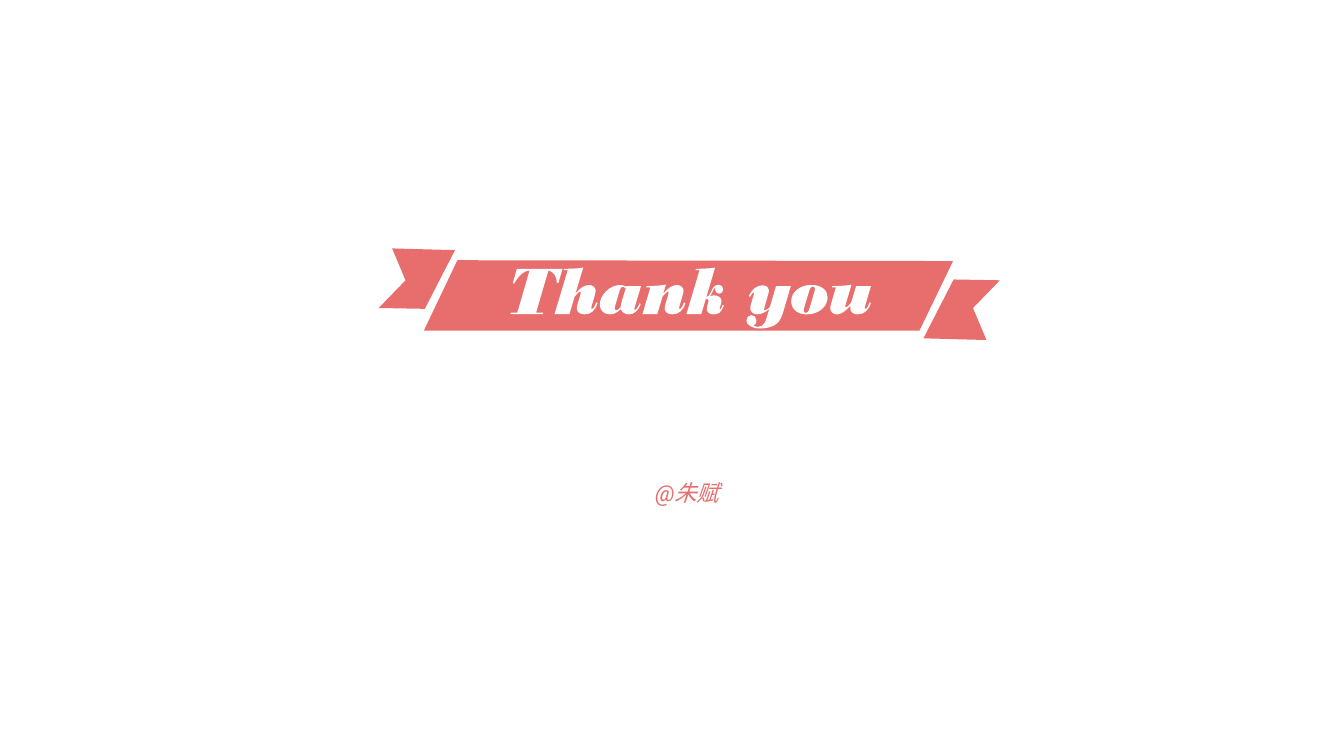
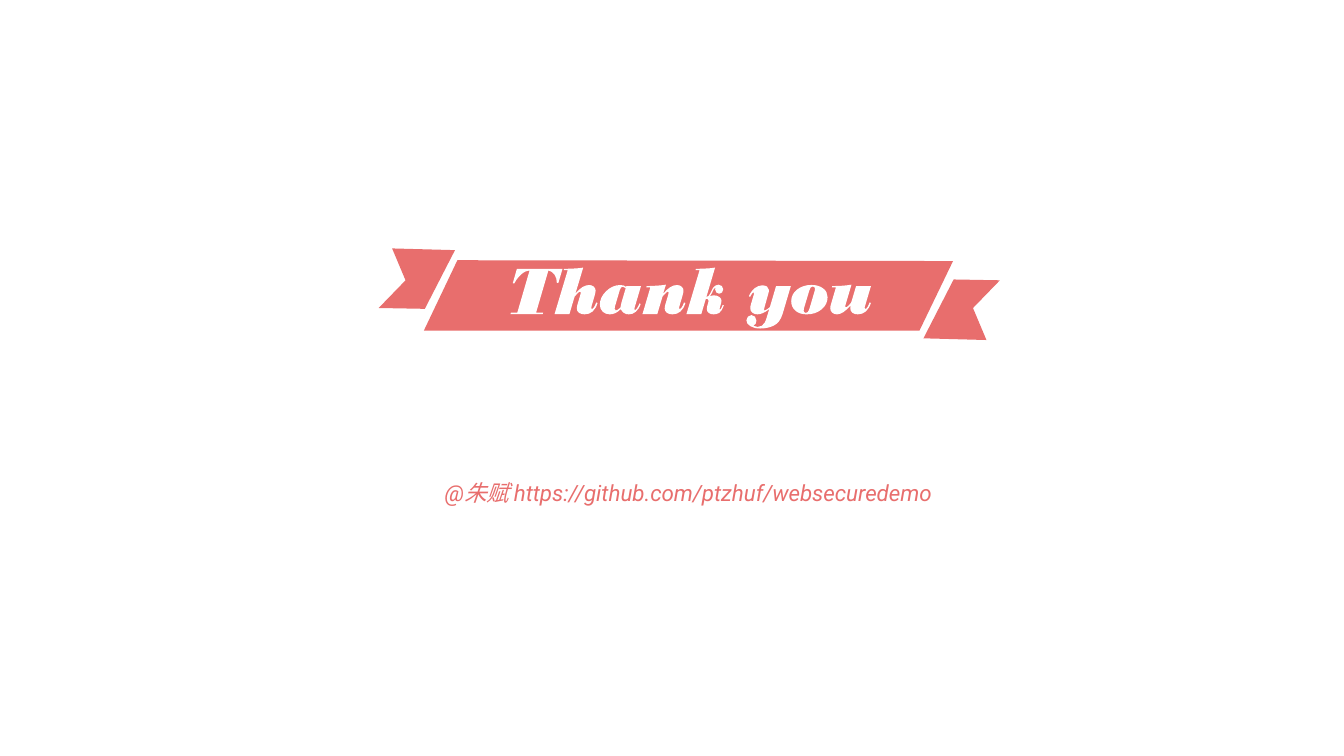
Before and after one commit to ptzhuf/websecuredemo, a slide deck: slide 14 of web攻击与安全.pptx. Drawn at 1344x756 pixels with LibreOffice and Linux fonts; fonts in the diff are those of the drawing. Boxes give left, top, right and bottom in pixels: in the first picture for what was removed or moved away, otherwise in the second. Text is boxed around its words. In the diff, an @@ line names an element or a change of style, - is before the commit and + after.

```diff
--- a/web攻击与安全.pptx
+++ b/web攻击与安全.pptx
@@ text at [464,482,932,506]: text changed @@
-@朱赋
+@朱赋 https://github.com/ptzhuf/websecuredemo
```
Also in this commit, not shown: 11 other files.
